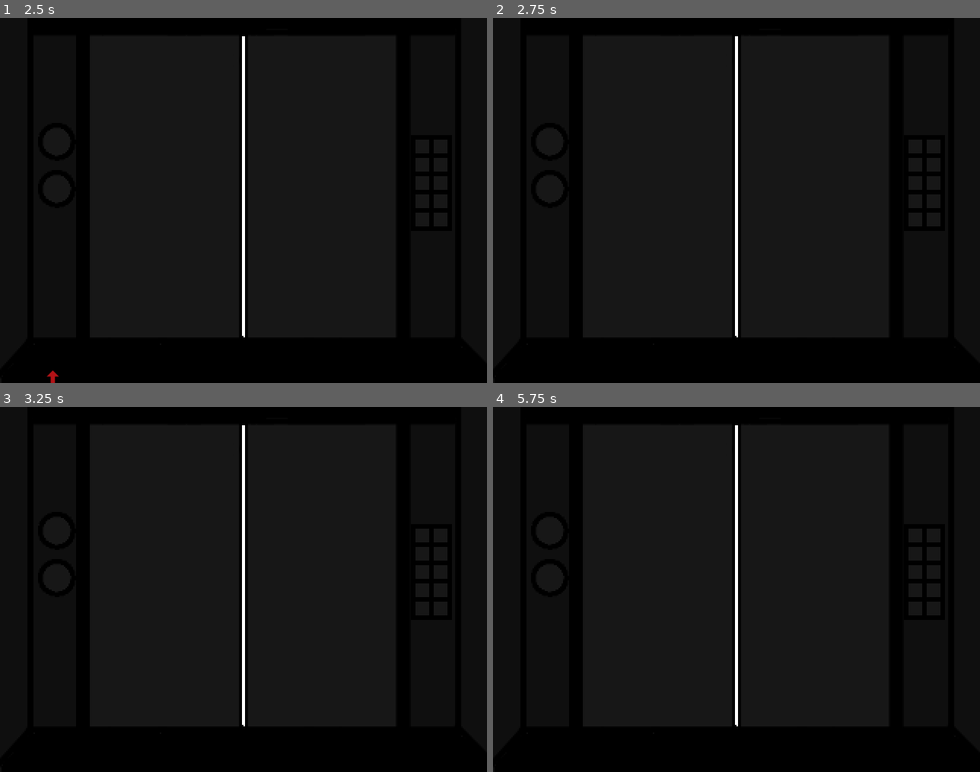
Above: before the commit, frames 1-4 (two rows, left to right).
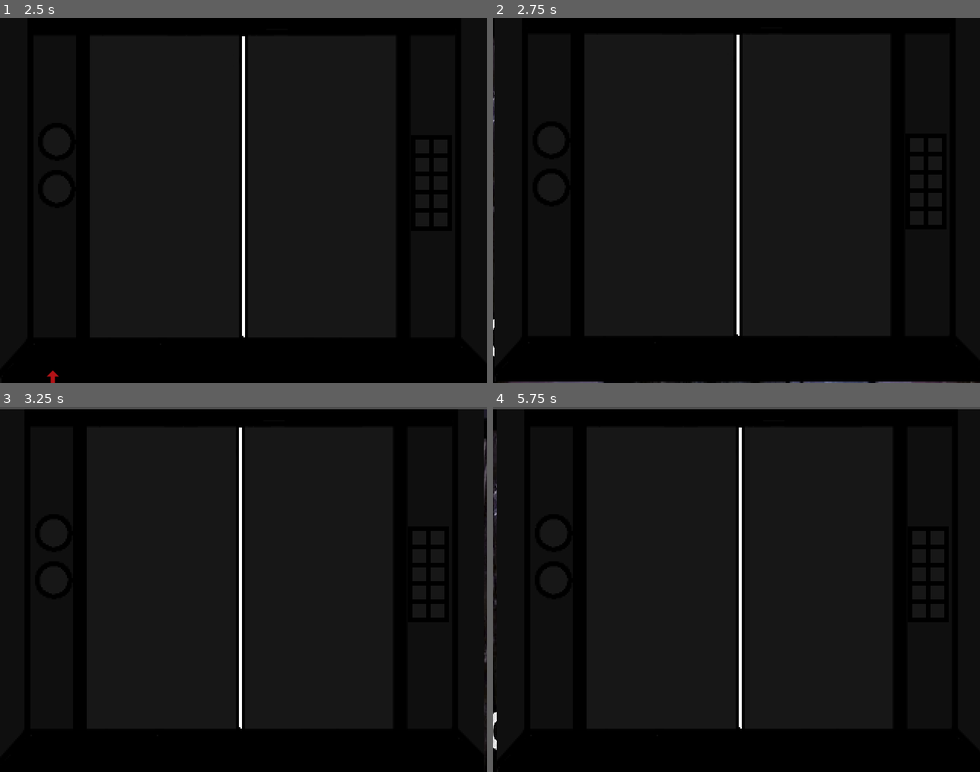
Above: after the commit, the same moments.

Repository: Crybaton/Hellevator
Game: Godot game, scene res://Scenes/start_menu_scene.tscn
The game is run twice, just before and just after one commit, with the same random seed, the same clock (stepped at 60 frames per second) and the same inputs.
Inputs:
- Up to frame 1 (2.5 s): click "DECENT" at 0.5 s; click "DECENT" at 1.25 s; click "DECENT" at 2 s
- Up to frame 2 (2.75 s): no input
- Up to frame 3 (3.25 s): click "1" at 2.75 s
- Up to frame 4 (5.75 s): click "2" at 3.5 s; click "1" at 4.25 s; click "1" at 5 s

Frame 1 is identical in both runs. In frame 2, 0.9% of the frame differs, in the area x 0-100%, y 4-100%; in frame 3, 1.7%; in frame 4, 1.8%, in the area x 0-100%, y 0-94%.

Commit message:
Screenshake

Diff:
--- a/Scenes/start_menu_scene.tscn
+++ b/Scenes/start_menu_scene.tscn
@@ -8,97 +8,6 @@
 [ext_resource type="Texture2D" uid="uid://d16ke3qsyqxn5" path="res://Assets/Finished/Elevator/dooropen.png" id="4_3yj3u"]
 [ext_resource type="Texture2D" uid="uid://cw57o33mlp4gw" path="res://Assets/Finished/Elevator/Doors.png" id="4_fgyjo"]
 [ext_resource type="Texture2D" uid="uid://cd2piiafyk6x" path="res://Assets/Placeholder/HELLEVATOR Logo.png" id="7_kwaka"]
-
-[sub_resource type="Animation" id="Animation_3yj3u"]
-resource_name = "LogoDown"
-length = 2.0
-tracks/0/type = "value"
-tracks/0/imported = false
-tracks/0/enabled = true
-tracks/0/path = NodePath("ParallaxAtHome/Logo:size")
-tracks/0/interp = 1
-tracks/0/loop_wrap = true
-tracks/0/keys = {
-"times": PackedFloat32Array(0),
-"transitions": PackedFloat32Array(1),
-"update": 0,
-"values": [Vector2(640, 480)]
-}
-tracks/1/type = "value"
-tracks/1/imported = false
-tracks/1/enabled = true
-tracks/1/path = NodePath("ParallaxAtHome/Logo:position")
-tracks/1/interp = 1
-tracks/1/loop_wrap = true
-tracks/1/keys = {
-"times": PackedFloat32Array(0, 2),
-"transitions": PackedFloat32Array(1, 1),
-"update": 0,
-"values": [Vector2(0, 0), Vector2(0, 433.17)]
-}
-
-[sub_resource type="Animation" id="Animation_kwaka"]
-length = 0.001
-tracks/0/type = "value"
-tracks/0/imported = false
-tracks/0/enabled = true
-tracks/0/path = NodePath("ParallaxAtHome/Logo:size")
-tracks/0/interp = 1
-tracks/0/loop_wrap = true
-tracks/0/keys = {
-"times": PackedFloat32Array(0),
-"transitions": PackedFloat32Array(1),
-"update": 0,
-"values": [Vector2(640, 480)]
-}
-tracks/1/type = "value"
-tracks/1/imported = false
-tracks/1/enabled = true
-tracks/1/path = NodePath("ParallaxAtHome/Logo:position")
-tracks/1/interp = 1
-tracks/1/loop_wrap = true
-tracks/1/keys = {
-"times": PackedFloat32Array(0),
-"transitions": PackedFloat32Array(1),
-"update": 0,
-"values": [Vector2(0, 0)]
-}
-tracks/2/type = "value"
-tracks/2/imported = false
-tracks/2/enabled = true
-tracks/2/path = NodePath("ParallaxAtHome/Doors:size")
-tracks/2/interp = 1
-tracks/2/loop_wrap = true
-tracks/2/keys = {
-"times": PackedFloat32Array(0),
-"transitions": PackedFloat32Array(1),
-"update": 0,
-"values": [Vector2(640, 480)]
-}
-tracks/3/type = "value"
-tracks/3/imported = false
-tracks/3/enabled = true
-tracks/3/path = NodePath("ParallaxAtHome/Doors:position")
-tracks/3/interp = 1
-tracks/3/loop_wrap = true
-tracks/3/keys = {
-"times": PackedFloat32Array(0),
-"transitions": PackedFloat32Array(1),
-"update": 0,
-"values": [Vector2(0, 0)]
-}
-tracks/4/type = "value"
-tracks/4/imported = false
-tracks/4/enabled = true
-tracks/4/path = NodePath("ParallaxAtHome/Doors:scale")
-tracks/4/interp = 1
-tracks/4/loop_wrap = true
-tracks/4/keys = {
-"times": PackedFloat32Array(0),
-"transitions": PackedFloat32Array(1),
-"update": 0,
-"values": [Vector2(1, 1)]
-}
 
 [sub_resource type="Animation" id="Animation_yye11"]
 resource_name = "DoorRemove"
@@ -140,6 +49,97 @@
 "values": [Vector2(1, 1), Vector2(1, 1)]
 }
 
+[sub_resource type="Animation" id="Animation_3yj3u"]
+resource_name = "LogoDown"
+length = 2.0
+tracks/0/type = "value"
+tracks/0/imported = false
+tracks/0/enabled = true
+tracks/0/path = NodePath("ParallaxAtHome/Logo:size")
+tracks/0/interp = 1
+tracks/0/loop_wrap = true
+tracks/0/keys = {
+"times": PackedFloat32Array(0),
+"transitions": PackedFloat32Array(1),
+"update": 0,
+"values": [Vector2(640, 480)]
+}
+tracks/1/type = "value"
+tracks/1/imported = false
+tracks/1/enabled = true
+tracks/1/path = NodePath("ParallaxAtHome/Logo:position")
+tracks/1/interp = 1
+tracks/1/loop_wrap = true
+tracks/1/keys = {
+"times": PackedFloat32Array(0, 2),
+"transitions": PackedFloat32Array(1, 1),
+"update": 0,
+"values": [Vector2(0, 0), Vector2(0, 433.17)]
+}
+
+[sub_resource type="Animation" id="Animation_kwaka"]
+length = 0.001
+tracks/0/type = "value"
+tracks/0/imported = false
+tracks/0/enabled = true
+tracks/0/path = NodePath("ParallaxAtHome/Logo:size")
+tracks/0/interp = 1
+tracks/0/loop_wrap = true
+tracks/0/keys = {
+"times": PackedFloat32Array(0),
+"transitions": PackedFloat32Array(1),
+"update": 0,
+"values": [Vector2(640, 480)]
+}
+tracks/1/type = "value"
+tracks/1/imported = false
+tracks/1/enabled = true
+tracks/1/path = NodePath("ParallaxAtHome/Logo:position")
+tracks/1/interp = 1
+tracks/1/loop_wrap = true
+tracks/1/keys = {
+"times": PackedFloat32Array(0),
+"transitions": PackedFloat32Array(1),
+"update": 0,
+"values": [Vector2(0, 0)]
+}
+tracks/2/type = "value"
+tracks/2/imported = false
+tracks/2/enabled = true
+tracks/2/path = NodePath("ParallaxAtHome/Doors:size")
+tracks/2/interp = 1
+tracks/2/loop_wrap = true
+tracks/2/keys = {
+"times": PackedFloat32Array(0),
+"transitions": PackedFloat32Array(1),
+"update": 0,
+"values": [Vector2(640, 480)]
+}
+tracks/3/type = "value"
+tracks/3/imported = false
+tracks/3/enabled = true
+tracks/3/path = NodePath("ParallaxAtHome/Doors:position")
+tracks/3/interp = 1
+tracks/3/loop_wrap = true
+tracks/3/keys = {
+"times": PackedFloat32Array(0),
+"transitions": PackedFloat32Array(1),
+"update": 0,
+"values": [Vector2(0, 0)]
+}
+tracks/4/type = "value"
+tracks/4/imported = false
+tracks/4/enabled = true
+tracks/4/path = NodePath("ParallaxAtHome/Doors:scale")
+tracks/4/interp = 1
+tracks/4/loop_wrap = true
+tracks/4/keys = {
+"times": PackedFloat32Array(0),
+"transitions": PackedFloat32Array(1),
+"update": 0,
+"values": [Vector2(1, 1)]
+}
+
 [sub_resource type="AnimationLibrary" id="AnimationLibrary_yye11"]
 _data = {
 &"DoorRemove": SubResource("Animation_yye11"),
--- a/Scripts/Global.gd
+++ b/Scripts/Global.gd
@@ -1 +1,2 @@
 extends Node
+@export var Screenshake = false
--- a/Scripts/scene_transition.gd
+++ b/Scripts/scene_transition.gd
@@ -3,4 +3,5 @@
 		$TransitionPlayer.play("dissolve")
 		await($TransitionPlayer.animation_finished)
 		get_tree().change_scene_to_file(target)
+		Global.Screenshake = true
 		$TransitionPlayer.play_backwards("dissolve")
--- /dev/null
+++ b/Transition/camera_shake.gd
@@ -0,0 +1,22 @@
+extends Camera2D
+
+@export var randomStrength: float = 15.0
+@export var shakeFade: float = 5.0
+var rng = RandomNumberGenerator.new()
+
+var shake_strength: float = 0.0
+
+func apply_shake():
+	shake_strength = randomStrength
+
+func randomOffset() -> Vector2:
+	return Vector2(rng.randf_range(-shake_strength,shake_strength),rng.randf_range(-shake_strength,shake_strength))
+
+func _process(delta):
+	#Screenshake activator
+	if Global.Screenshake == true:
+		apply_shake()
+	if shake_strength > 0:
+		shake_strength = lerpf(shake_strength,0,shakeFade * delta)
+		offset = randomOffset()
+	Global.Screenshake = false
--- a/Transition/scene_transition.tscn
+++ b/Transition/scene_transition.tscn
@@ -1,9 +1,11 @@
-[gd_scene load_steps=8 format=3 uid="uid://ywqb2dgggkc3"]
+[gd_scene load_steps=10 format=3 uid="uid://ywqb2dgggkc3"]
 
 [ext_resource type="Texture2D" uid="uid://b4500aeqmw17i" path="res://Assets/Finished/Elevator/doorleft.jpg" id="1_1vfy5"]
 [ext_resource type="Script" uid="uid://6x3xpop8c3co" path="res://Scripts/scene_transition.gd" id="1_wkn0b"]
 [ext_resource type="Texture2D" uid="uid://dpfms7g6xw08f" path="res://Assets/Finished/Elevator/doorright.jpg" id="2_wkn0b"]
 [ext_resource type="Texture2D" uid="uid://d16ke3qsyqxn5" path="res://Assets/Finished/Elevator/dooropen.png" id="3_drwcg"]
+[ext_resource type="Texture2D" uid="uid://be8vkgvt0kcas" path="res://Assets/Placeholder/SPR.jpg" id="5_3v3ks"]
+[ext_resource type="Script" uid="uid://cagskvdmwuxem" path="res://Transition/camera_shake.gd" id="5_drwcg"]
 
 [sub_resource type="Animation" id="Animation_1vfy5"]
 resource_name = "RESET"
@@ -205,7 +207,17 @@
 mouse_filter = 2
 texture = ExtResource("3_drwcg")
 
+[node name="TextureRect" type="TextureRect" parent="dissolve_rect"]
+visible = false
+offset_right = 40.0
+offset_bottom = 40.0
+texture = ExtResource("5_3v3ks")
+
 [node name="TransitionPlayer" type="AnimationPlayer" parent="."]
 libraries = {
 &"": SubResource("AnimationLibrary_drwcg")
 }
+
+[node name="CameraShake" type="Camera2D" parent="."]
+anchor_mode = 0
+script = ExtResource("5_drwcg")
--- a/project.godot
+++ b/project.godot
@@ -25,6 +25,14 @@
 window/size/viewport_width=640
 window/size/viewport_height=480
 
+[input]
+
+test={
+"deadzone": 0.2,
+"events": [Object(InputEventKey,"resource_local_to_scene":false,"resource_name":"","device":-1,"window_id":0,"alt_pressed":false,"shift_pressed":false,"ctrl_pressed":false,"meta_pressed":false,"pressed":false,"keycode":0,"physical_keycode":84,"key_label":0,"unicode":116,"location":0,"echo":false,"script":null)
+]
+}
+
 [rendering]
 
 textures/canvas_textures/default_texture_filter=0
Not shown, added: Transition/camera_shake.gd.uid
